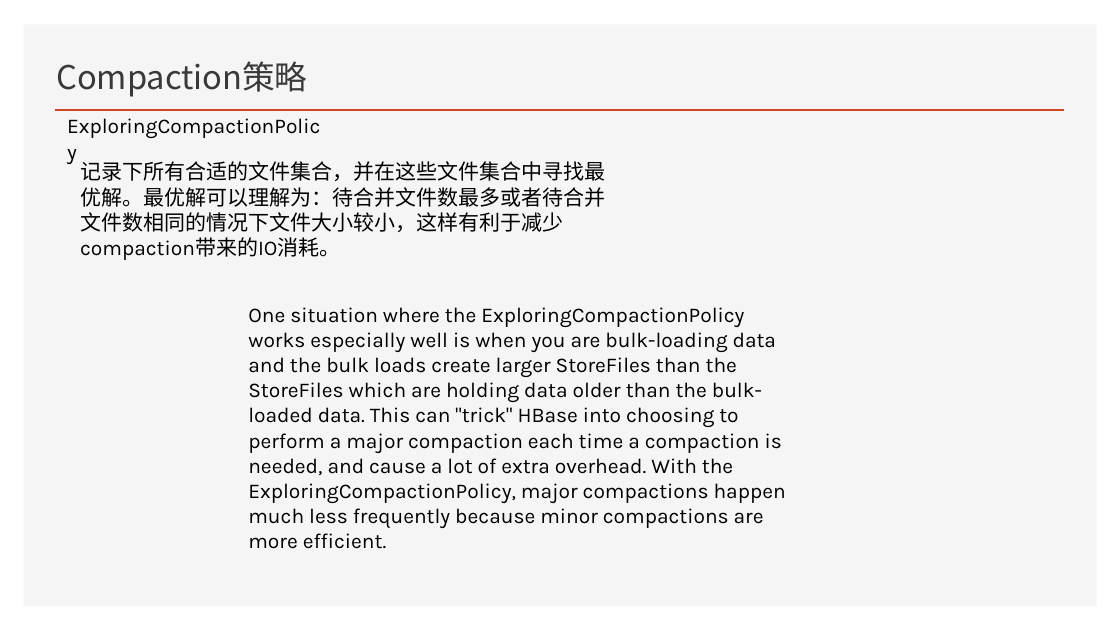
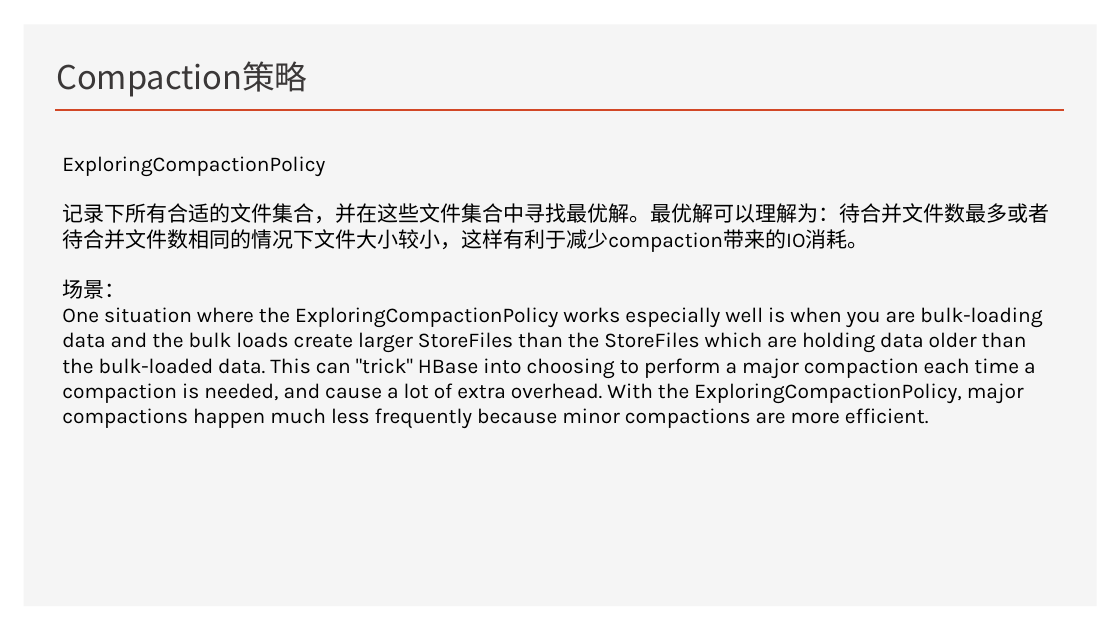
Before and after one commit to Zhangwusheng/Zhangwusheng.github.io, a slide deck: slide 39 of _posts/Hbase基本原理副本.pptx. Drawn at 1120x630 pixels with LibreOffice and Linux fonts; fonts in the diff are those of the drawing. Boxes give left, top, right and bottom in pixels: in the first picture for what was removed or moved away, otherwise in the second. Text is boxed around its words. In the diff, an @@ line names an element or a change of style, - is before the commit and + after.

```diff
--- a/_posts/Hbase基本原理副本.pptx
+++ b/_posts/Hbase基本原理副本.pptx
@@ text "ExploringCompactionPolicy": place and size @@
-text "ExploringCompactionPolicy" at [80,161,605,260]
+text "ExploringCompactionPolicy" at [62,156,1049,428]
@@ text at [62,156,325,176]: paragraph added @@
+ExploringCompactionPolicy
@@ text at [62,279,1042,428]: paragraphs added @@
+场景：
+One situation where the ExploringCompactionPolicy works especially well is when you are bulk-loading data and the bulk loads create larger StoreFiles than the StoreFiles which are holding data older than the bulk-loaded data. This can "trick" HBase into choosing to perform a major compaction each time a compaction is needed, and cause a lot of extra overhead. With the ExploringCompactionPolicy, major compactions happen much less frequently because minor compactions are more efficient.
@@ text removed at [248,307,786,549] @@
-One situation where the ExploringCompactionPolicy works especially well is when you are bulk-loading data and the bulk loads create larger StoreFiles than the StoreFiles which are holding data older than the bulk-loaded data. This can "trick" HBase into choosing to perform a major compaction each time a compaction is needed, and cause a lot of extra overhead. With the ExploringCompactionPolicy, major compactions happen much less frequently because minor compactions are more efficient.
@@ text removed at [481,307,744,327] @@
-ExploringCompactionPolicy
```
Also in this commit, not shown: 18 other slides changed, 3 slides removed.
